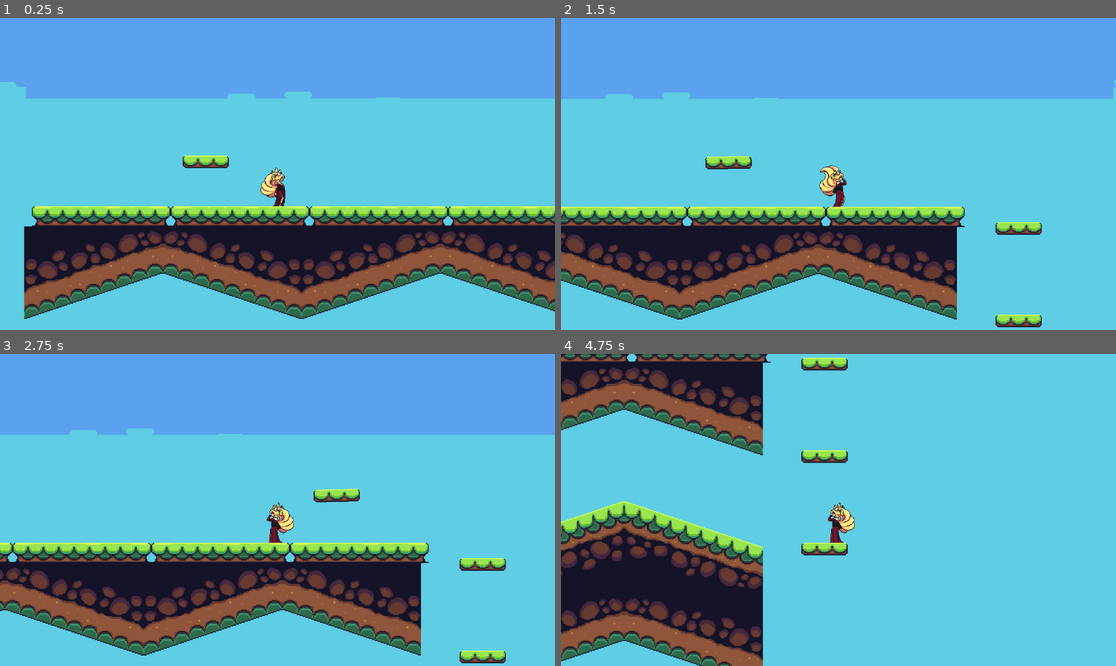
Above: before the commit, frames 1-4 (two rows, left to right).
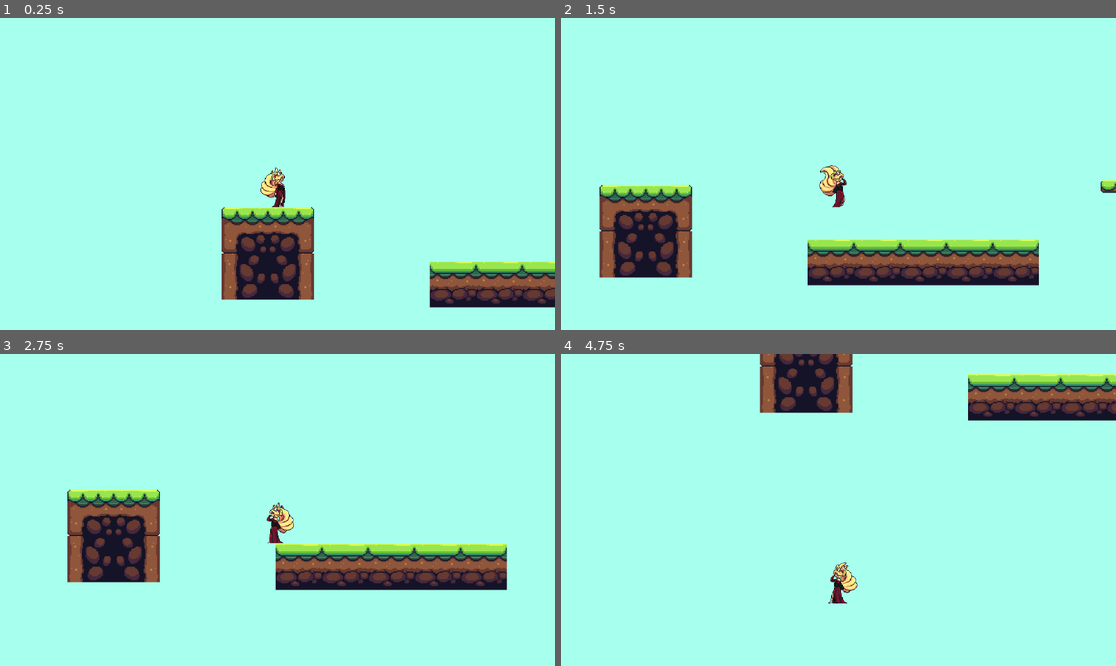
Above: after the commit, the same moments.

Repository: Mgodar42/Eve_of_dusk
Game: Godot game, scene res://Scene/Level.tscn
Same seed, same stepped clock (60 frames per second), same inputs: the game is played once before the commit and once after it.
Inputs:
- Up to frame 1 (0.25 s): no input
- Up to frame 2 (1.5 s): tap Enter (ui_accept) at 0.5, 0.77 s; hold Right (move_right) from 0.53 s (still down)
- Up to frame 3 (2.75 s): tap Enter (ui_accept) at 1.52 s; release Right (move_right) at 2.03 s; hold Left (move_left) from 2.03 s (still down)
- Up to frame 4 (4.75 s): release Left (move_left) at 2.78 s; hold Right (move_right) 2.78-4.28 s; tap Enter (ui_accept) at 3.02, 3.77, 4.52 s; hold Left (move_left) from 4.28 s (still down)

The runs differ from the first frame. In frame 1, 98% of the frame differs, in the area x 0-100%, y 0-100%; in frame 2, 98%; in frame 3, 98%; in frame 4, 100%.

Commit message:
Added end portal
game is done.

Diff:
--- a/Scene/Level.tscn
+++ b/Scene/Level.tscn
@@ -1,11 +1,14 @@
-[gd_scene load_steps=31 format=4 uid="uid://cbs7cf8txkw47"]
-
+[gd_scene load_steps=43 format=4 uid="uid://cbs7cf8txkw47"]
+
+[ext_resource type="Script" path="res://Script/level.gd" id="1_pdssv"]
 [ext_resource type="Texture2D" uid="uid://b4qnu5dl5e1ml" path="res://tiles/Nature_environment_01.png" id="1_wo578"]
 [ext_resource type="PackedScene" uid="uid://diuv1tlp1d2ni" path="res://Scene/kitsune.tscn" id="2_d5c0m"]
 [ext_resource type="PackedScene" uid="uid://b8iv6k4pr163t" path="res://Scene/platform.tscn" id="3_c51ea"]
 [ext_resource type="PackedScene" uid="uid://ctblaipr8xlya" path="res://Scene/golem.tscn" id="4_bagg5"]
 [ext_resource type="PackedScene" uid="uid://c8yhdq6j24jm2" path="res://Scene/killzone.tscn" id="4_bhduy"]
 [ext_resource type="PackedScene" uid="uid://mmfoo5rqa7uf" path="res://Scene/path_2d.tscn" id="6_4q73y"]
+[ext_resource type="Texture2D" uid="uid://c5ihktva8jfsk" path="res://Sprites/Dimensional_Portal.png" id="7_ia5vv"]
+[ext_resource type="FontFile" uid="uid://chylhwcjt5pta" path="res://text/PixelOperator8-Bold.ttf" id="9_kbons"]
 
 [sub_resource type="TileSetAtlasSource" id="TileSetAtlasSource_bxywu"]
 texture = ExtResource("1_wo578")
@@ -500,7 +503,67 @@
 }
 point_count = 17
 
+[sub_resource type="Curve2D" id="Curve2D_rpg4c"]
+_data = {
+"points": PackedVector2Array(0, 0, 0, 0, 8, -2, 0, 0, 0, 0, 59, -10, 0, 0, 0, 0, 119, -12, 0, 0, 0, 0, 202, -14, 0, 0, 0, 0, 258, -21, 0, 0, 0, 0, 304, -33, 0, 0, 0, 0, 355, -50, 0, 0, 0, 0, 409, -68, 0, 0, 0, 0, 464, -85, 0, 0, 0, 0, 536, -106, 0, 0, 0, 0, 622, -129, 0, 0, 0, 0, 715, -131, 0, 0, 0, 0, 801, -126, 0, 0, 0, 0, 877, -131, 0, 0, 0, 0, 980, -129, 0, 0, 0, 0, 1035, -129, 0, 0, 0, 0, 1195, -132, 0, 0, 0, 0, 1270, -132, 0, 0, 0, 0, 1384, -138)
+}
+point_count = 19
+
+[sub_resource type="AtlasTexture" id="AtlasTexture_c8lr3"]
+atlas = ExtResource("7_ia5vv")
+region = Rect2(0, 0, 32, 32)
+
+[sub_resource type="AtlasTexture" id="AtlasTexture_34mop"]
+atlas = ExtResource("7_ia5vv")
+region = Rect2(32, 0, 32, 32)
+
+[sub_resource type="AtlasTexture" id="AtlasTexture_xatjo"]
+atlas = ExtResource("7_ia5vv")
+region = Rect2(64, 0, 32, 32)
+
+[sub_resource type="AtlasTexture" id="AtlasTexture_32cb0"]
+atlas = ExtResource("7_ia5vv")
+region = Rect2(0, 32, 32, 32)
+
+[sub_resource type="AtlasTexture" id="AtlasTexture_gw4aw"]
+atlas = ExtResource("7_ia5vv")
+region = Rect2(32, 32, 32, 32)
+
+[sub_resource type="AtlasTexture" id="AtlasTexture_1hexp"]
+atlas = ExtResource("7_ia5vv")
+region = Rect2(64, 32, 32, 32)
+
+[sub_resource type="SpriteFrames" id="SpriteFrames_ofg58"]
+animations = [{
+"frames": [{
+"duration": 1.0,
+"texture": SubResource("AtlasTexture_c8lr3")
+}, {
+"duration": 1.0,
+"texture": SubResource("AtlasTexture_34mop")
+}, {
+"duration": 1.0,
+"texture": SubResource("AtlasTexture_xatjo")
+}, {
+"duration": 1.0,
+"texture": SubResource("AtlasTexture_32cb0")
+}, {
+"duration": 1.0,
+"texture": SubResource("AtlasTexture_gw4aw")
+}, {
+"duration": 1.0,
+"texture": SubResource("AtlasTexture_1hexp")
+}],
+"loop": true,
+"name": &"portalopen",
+"speed": 12.0
+}]
+
+[sub_resource type="CircleShape2D" id="CircleShape2D_4vfk6"]
+radius = 36.0139
+
 [node name="Node2D" type="Node2D"]
+script = ExtResource("1_pdssv")
 
 [node name="TileMapLayer2" type="TileMapLayer" parent="."]
 position = Vector2(4745, -941)
@@ -508,7 +571,7 @@
 tile_set = SubResource("TileSet_ugcgk")
 
 [node name="kitsune" parent="." instance=ExtResource("2_d5c0m")]
-position = Vector2(2718, -615)
+position = Vector2(-143, 496)
 scale = Vector2(0.60808, 0.542571)
 
 [node name="Camera2D" type="Camera2D" parent="kitsune"]
@@ -518,7 +581,7 @@
 
 [node name="TileMapLayer" type="TileMapLayer" parent="."]
 position = Vector2(-1, 0)
-tile_map_data = PackedByteArray("AAACACYAAAABAAcAAAAFACYAAAA …(832 unchanged characters)… lABQAAADuAPr/AAAZABUAAADzAPz/AAAZABUAAAA=")
+tile_map_data = PackedByteArray("AAACACYAAAABAAcAAAAFACYAAAA …(832 unchanged characters)… lABQAAADuAPr/AAAZABUAAADzAPz/AAAZABUAAAA8Ae//AAAuABQAAABFAe//AAAuABQAAAA=")
 tile_set = SubResource("TileSet_x4xoa")
 
 [node name="moving tiles" type="Node" parent="."]
@@ -601,3 +664,47 @@
 [node name="Path2D" parent="." instance=ExtResource("6_4q73y")]
 position = Vector2(2406, -621)
 curve = SubResource("Curve2D_7sxls")
+
+[node name="Path2D2" parent="." instance=ExtResource("6_4q73y")]
+position = Vector2(3590, -157)
+curve = SubResource("Curve2D_rpg4c")
+
+[node name="Area2D" type="Area2D" parent="."]
+position = Vector2(5189, -341)
+
+[node name="AnimatedSprite2D" type="AnimatedSprite2D" parent="Area2D"]
+position = Vector2(26, 20)
+scale = Vector2(2.625, 2.25)
+sprite_frames = SubResource("SpriteFrames_ofg58")
+animation = &"portalopen"
+
+[node name="CollisionShape2D" type="CollisionShape2D" parent="Area2D"]
+position = Vector2(34, 19)
+shape = SubResource("CircleShape2D_4vfk6")
+
+[node name="Label" type="Label" parent="."]
+offset_left = 2535.0
+offset_top = -666.0
+offset_right = 2665.0
+offset_bottom = -575.0
+theme_override_fonts/font = ExtResource("9_kbons")
+text = "Wait for your ride here"
+
+[node name="Label2" type="Label" parent="."]
+offset_left = 3658.0
+offset_top = -165.0
+offset_right = 3790.0
+offset_bottom = -116.0
+theme_override_fonts/font = ExtResource("9_kbons")
+text = "Wait for
+your ride"
+
+[node name="Label3" type="Label" parent="."]
+offset_left = 4839.0
+offset_top = -342.0
+offset_right = 4941.0
+offset_bottom = -319.0
+theme_override_fonts/font = ExtResource("9_kbons")
+text = "JUMP!!!"
+
+[connection signal="body_entered" from="Area2D" to="." method="_on_area_2d_body_entered"]
--- a/Scene/end_panel.tscn
+++ b/Scene/end_panel.tscn
@@ -1,6 +1,7 @@
-[gd_scene load_steps=3 format=3 uid="uid://bu313qmtg3c1o"]
+[gd_scene load_steps=4 format=3 uid="uid://bu313qmtg3c1o"]
 
 [ext_resource type="Texture2D" uid="uid://cijudhyaomago" path="res://background/Ocean.png" id="1_xsvxy"]
+[ext_resource type="FontFile" uid="uid://chylhwcjt5pta" path="res://text/PixelOperator8-Bold.ttf" id="2_mypmi"]
 
 [sub_resource type="StyleBoxTexture" id="StyleBoxTexture_wd5la"]
 texture = ExtResource("1_xsvxy")
@@ -24,36 +25,50 @@
 
 [node name="Label" type="Label" parent="."]
 layout_mode = 0
-offset_left = 219.0
-offset_top = -1.0
-offset_right = 1057.0
-offset_bottom = 155.0
+offset_left = 261.0
+offset_right = 1099.0
+offset_bottom = 156.0
+theme_override_colors/font_color = Color(0, 0, 0, 1)
 theme_override_font_sizes/font_size = 114
 text = "Thank You"
 
 [node name="Label2" type="Label" parent="."]
 layout_mode = 0
-offset_left = 827.0
-offset_top = 580.0
-offset_right = 1136.0
-offset_bottom = 638.0
+offset_left = 421.0
+offset_top = 286.0
+offset_right = 730.0
+offset_bottom = 344.0
+theme_override_colors/font_color = Color(0, 0, 0, 1)
 theme_override_font_sizes/font_size = 42
 text = "Mohan Godar"
 
 [node name="Label3" type="Label" parent="."]
 layout_mode = 0
-offset_left = 22.0
-offset_top = 573.0
-offset_right = 273.0
-offset_bottom = 632.0
+offset_left = 418.0
+offset_top = 338.0
+offset_right = 716.0
+offset_bottom = 397.0
+theme_override_colors/font_color = Color(0, 0, 0, 1)
 theme_override_font_sizes/font_size = 42
 text = "Bivek Chuwain"
 
 [node name="Label4" type="Label" parent="."]
 layout_mode = 0
-offset_left = 394.0
-offset_top = 574.0
-offset_right = 718.0
-offset_bottom = 632.0
+offset_left = 408.0
+offset_top = 397.0
+offset_right = 732.0
+offset_bottom = 455.0
+theme_override_colors/font_color = Color(0, 0, 0, 1)
 theme_override_font_sizes/font_size = 42
 text = "Sachin Shrestha"
+
+[node name="Label5" type="Label" parent="."]
+layout_mode = 0
+offset_left = 454.0
+offset_top = 232.0
+offset_right = 687.0
+offset_bottom = 313.0
+theme_override_colors/font_color = Color(0, 0, 0, 1)
+theme_override_fonts/font = ExtResource("2_mypmi")
+theme_override_font_sizes/font_size = 32
+text = "Credits"
--- a/Scene/path_2d.tscn
+++ b/Scene/path_2d.tscn
@@ -5,6 +5,22 @@
 
 [sub_resource type="RectangleShape2D" id="RectangleShape2D_73s58"]
 size = Vector2(48, 13)
+
+[sub_resource type="Animation" id="Animation_7036i"]
+length = 0.001
+loop_mode = 2
+tracks/0/type = "value"
+tracks/0/imported = false
+tracks/0/enabled = true
+tracks/0/path = NodePath("PathFollow2D:progress_ratio")
+tracks/0/interp = 1
+tracks/0/loop_wrap = true
+tracks/0/keys = {
+"times": PackedFloat32Array(0),
+"transitions": PackedFloat32Array(1),
+"update": 0,
+"values": [0.0]
+}
 
 [sub_resource type="Animation" id="Animation_wnfsj"]
 resource_name = "move"
@@ -21,21 +37,6 @@
 "transitions": PackedFloat32Array(-1.55, 1),
 "update": 0,
 "values": [0.0, 1.0]
-}
-
-[sub_resource type="Animation" id="Animation_7036i"]
-length = 0.001
-tracks/0/type = "value"
-tracks/0/imported = false
-tracks/0/enabled = true
-tracks/0/path = NodePath("PathFollow2D:progress_ratio")
-tracks/0/interp = 1
-tracks/0/loop_wrap = true
-tracks/0/keys = {
-"times": PackedFloat32Array(0),
-"transitions": PackedFloat32Array(1),
-"update": 0,
-"values": [0.0]
 }
 
 [sub_resource type="AnimationLibrary" id="AnimationLibrary_fo5sp"]
--- /dev/null
+++ b/Script/level.gd
@@ -0,0 +1,10 @@
+extends Node2D
+
+@onready var player: player = $player
+@onready var animated_sprite_2d: AnimatedSprite2D = $Area2D/AnimatedSprite2D
+
+
+func _on_area_2d_body_entered(body: Node2D) -> void:
+	$Area2D/AnimatedSprite2D.play("portalopen")
+	if body is CharacterBody2D:
+		get_tree().change_scene_to_file("res://Scene/end_panel.tscn")
Binary file added: Sprites/Dimensional_Portal.png
Not shown, added: Sprites/Dimensional_Portal.png.import
